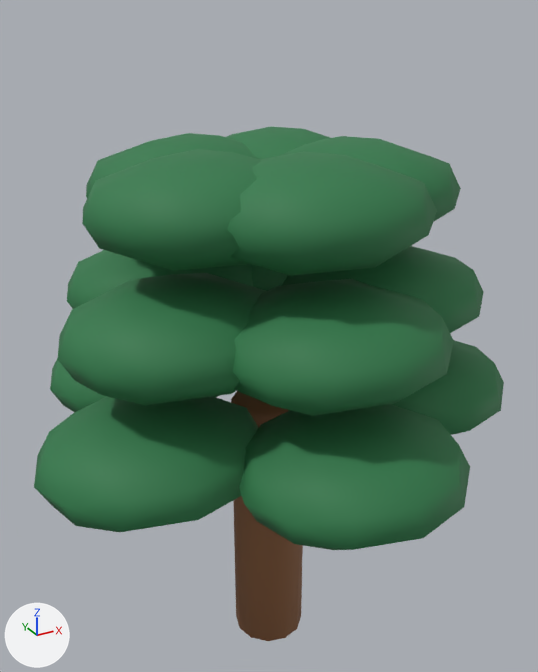
A saved change to the glTF model public/models/org_conifer.glb.
Both versions are drawn from a 50 mm lens placed at (-1.53, -2.79, 3.11), pointed at (0.01, 0.02, 1.71). The axes (+X, +Y, +Z) are drawn at lower left. The lights are the same throughout. The older version comes first. Where no turn or scale is listed for an object, it has been applied to the vertices.

In view in the first picture: 'Foliage', 'Trunk'.
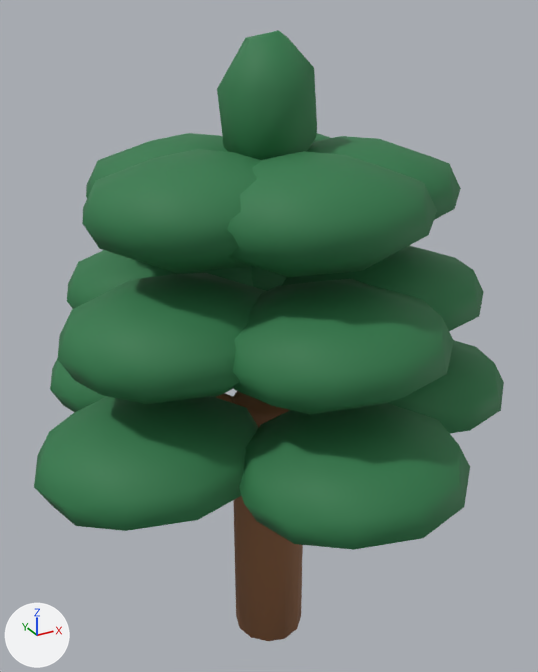
The newer file is also rescaled (x0.857) as a whole; pictures and numbers use the older file's frame.

Boxes [x1, y1, x2, y2] around the edits, measured in the pictures (538 x 672 px; the box of a moved part takes in the faces that stretch with it):
'Foliage', reshaped (23% taller): before [34, 127, 504, 550]; after [34, 30, 504, 550]
part 1 of me_sphere, added (green): after [217, 30, 317, 160]
part 2 of me_sphere, moved or reshaped (mostly hidden): before [103, 209, 478, 416]; after [102, 209, 453, 415]
part 3 of me_sphere, moved or reshaped (not visible afterwards): before [79, 396, 466, 550]
part 4 of me_sphere, recoloured: [81, 133, 479, 550] in both

The change, as a list of edits to the scene's bpy script:
```text
Add mat_painted_miniature:
    mat_painted_miniature = bpy.data.materials.new('Painted miniature')
    mat_painted_miniature.use_nodes = True; mat_painted_miniature.node_tree.nodes.clear()
    _N = mat_painted_miniature.node_tree.nodes; _L = mat_painted_miniature.node_tree.links
    n0 = _N.new('ShaderNodeBsdfPrincipled'); n0.name = 'Principled BSDF'
    n0.inputs[2].default_value = 0.7  # 'Roughness'
    n1 = _N.new('ShaderNodeOutputMaterial'); n1.name = 'Material Output'
    n2 = _N.new('ShaderNodeVertexColor'); n2.name = 'Color Attribute'
    _L.new(n0.outputs[0], n1.inputs[0])  # 'BSDF' to 'Surface'
    _L.new(n2.outputs[0], n0.inputs[0])  # 'Color' to 'Base Color'
Change me_sphere:
    used by ob_foliage; location = (0.0, 0.0, -0.001)
    remove me_sphere.from_pydata(...)  # 660 vertices, 1260 faces; spans x -1.16..1.16, y -1.15..1.02, z 1.2..2.6
    add me_sphere.from_pydata(...)  # 624 vertices, 1184 faces; spans x -1.16..1.16, y -1.15..1.02, z 1.2..3.04
    me_sphere part 1: a new loose piece of 24 vertices spanning x -0.2..0.2, y -0.21..0.21, z 2.42..3.04, in mat_painted_miniature
    me_sphere part 2: 80 vertices removed from x -0.74..0.9, y -0.83..0.73, z 1.7..2.31; 40 vertices added at x -0.72..0.83, y -0.77..0.67, z 1.71..2.27
    me_sphere part 3: 40 vertices removed from x -0.9..1.06, y -1.0..0.87, z 1.2..1.33; 20 vertices added at x -0.88..1.0, y -0.94..0.81, z 1.22..1.28
    me_sphere part 4: 840 faces spanning x -1.16..1.16, y -1.15..1.02, z 1.2..2.6 switch from mat_foliage (dark green #2f7a4a) to mat_painted_miniature
```
